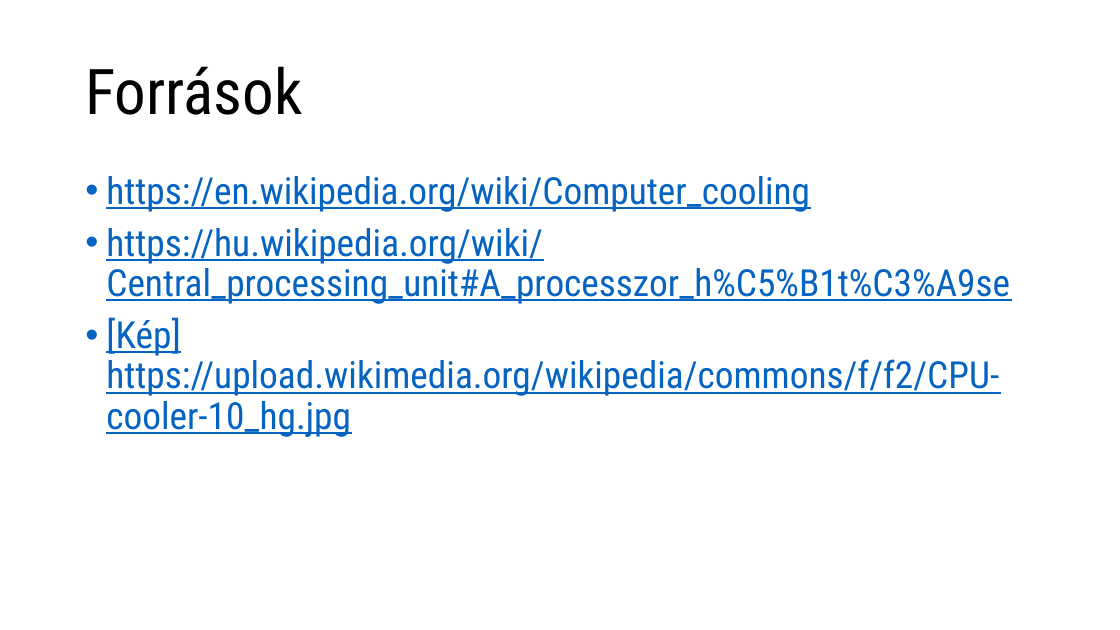
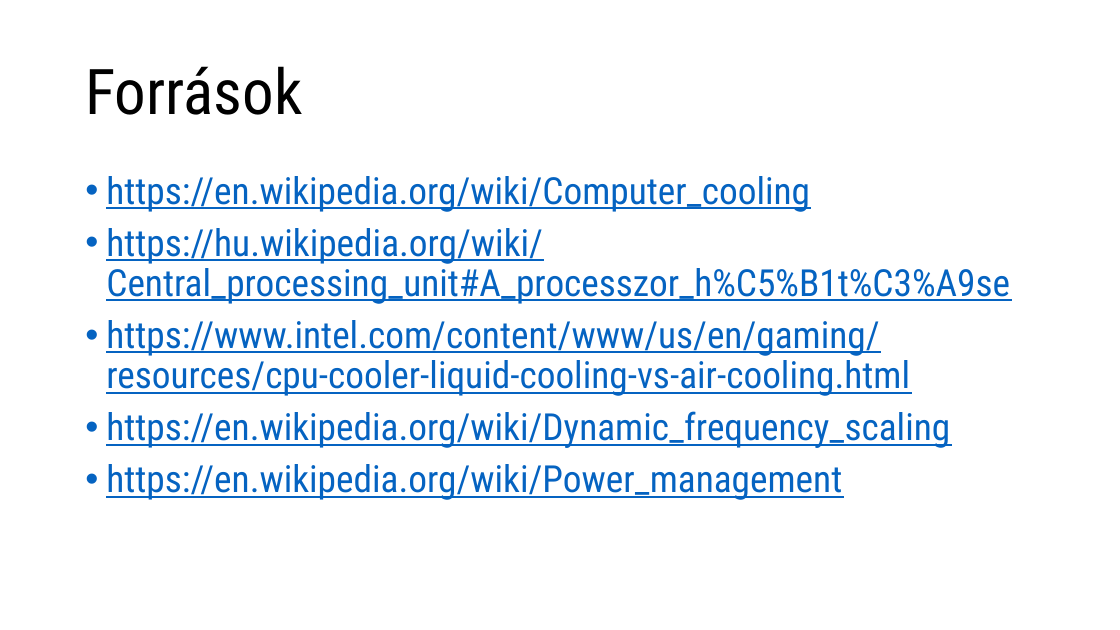
Before and after one commit to verbence/ppt-2022, a slide deck: slide 11 of cpuhutes.pptx. Drawn at 1120x630 pixels with LibreOffice and Linux fonts; fonts in the diff are those of the drawing. Boxes give left, top, right and bottom in pixels: in the first picture for what was removed or moved away, otherwise in the second. Text is boxed around its words. In the diff, an @@ line names an element or a change of style, - is before the commit and + after.

Commit message:
cpuhutes.pptx folytatása
22/09/15: Források és Előnyők/Hátrányok diák folytatása

```diff
--- a/cpuhutes.pptx
+++ b/cpuhutes.pptx
@@ text at box(106, 320, 950, 500): text changed @@
-• [Kép] https://upload.wikimedia.org/wikipedia/commons/f/f2/CPU-cooler-10_hg.jpg
+• https://www.intel.com/content/www/us/en/gaming/resources/cpu-cooler-liquid-cooling-vs-air-cooling.html
+• https://en.wikipedia.org/wiki/Dynamic_frequency_scaling
+• https://en.wikipedia.org/wiki/Power_management
```
Also in this commit, not shown: 1 other slide changed, 3 slides added, 3 slides removed.
